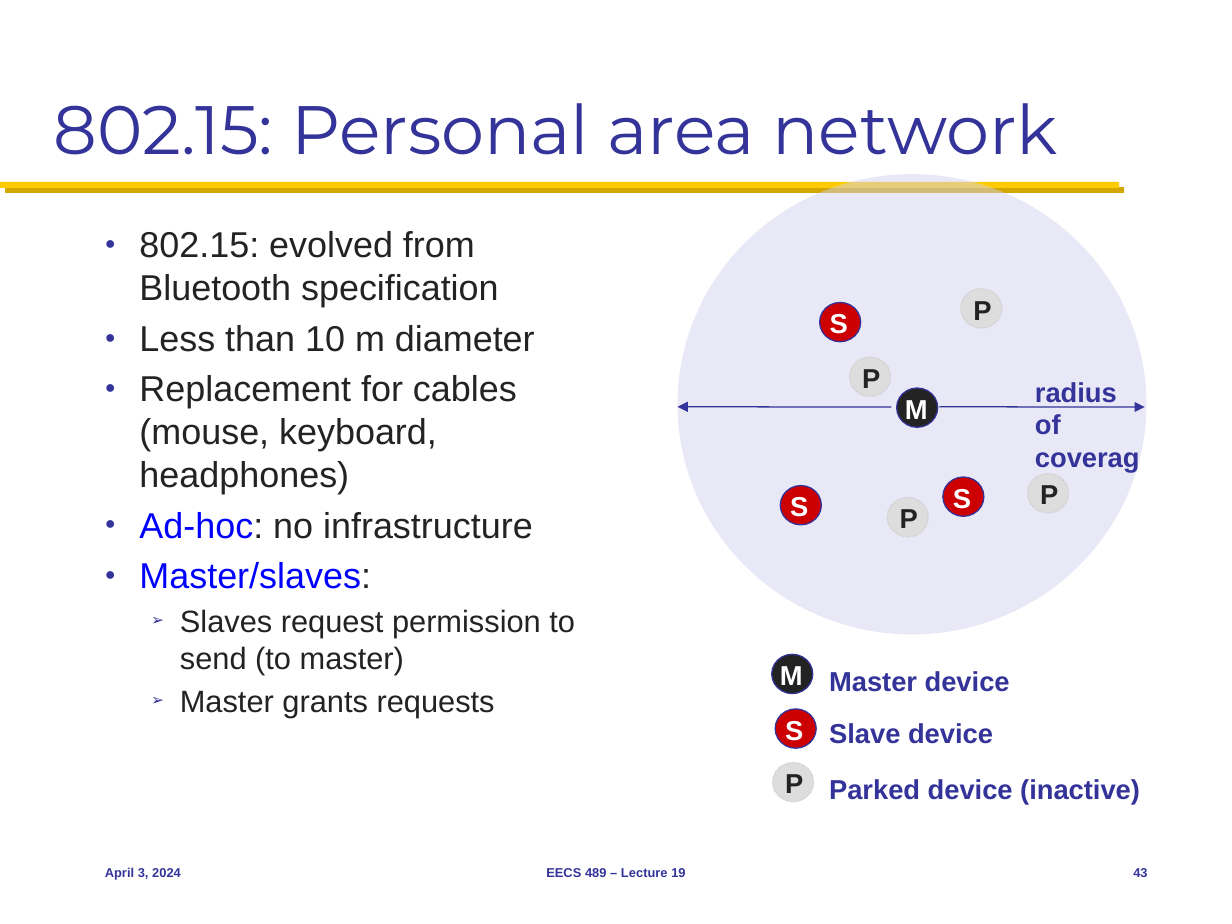
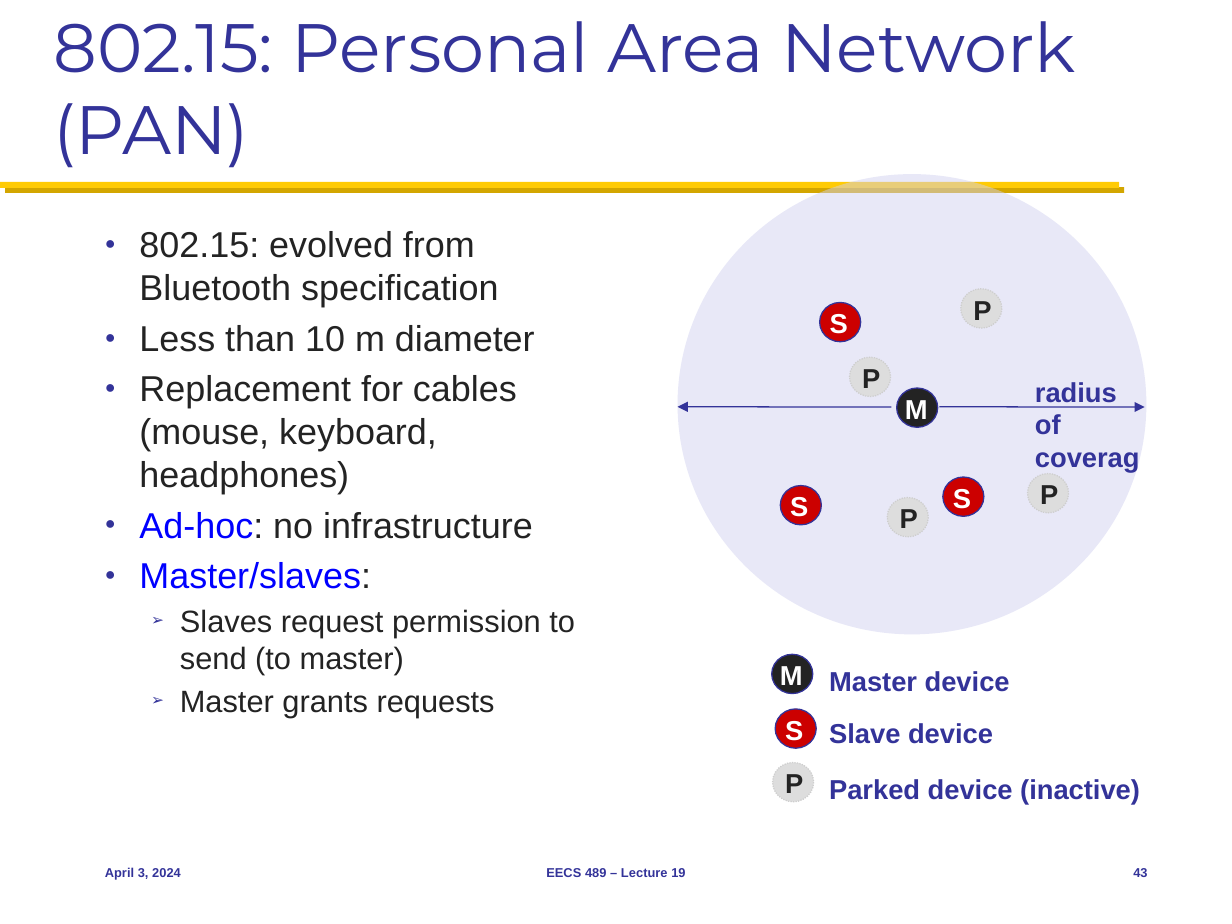
Before and after one commit to parthraut/eecs489, a slide deck: slide 43 of Slides/040324.pptx. Drawn at 1232x924 pixels with LibreOffice and Linux fonts; fonts in the diff are those of the drawing. Boxes give left, top, right and bottom in pixels: in the first picture for what was removed or moved away, otherwise in the second. Text is boxed around its words. In the diff, an @@ line names an element or a change of style, - is before the commit and + after.

```diff
--- a/Slides/040324.pptx
+++ b/Slides/040324.pptx
@@ title at [53,21,1075,168]: text changed @@
-802.15: Personal area network
+802.15: Personal Area Network (PAN)
```
Also in this commit, not shown: 2 other slides changed, 1 other file.
